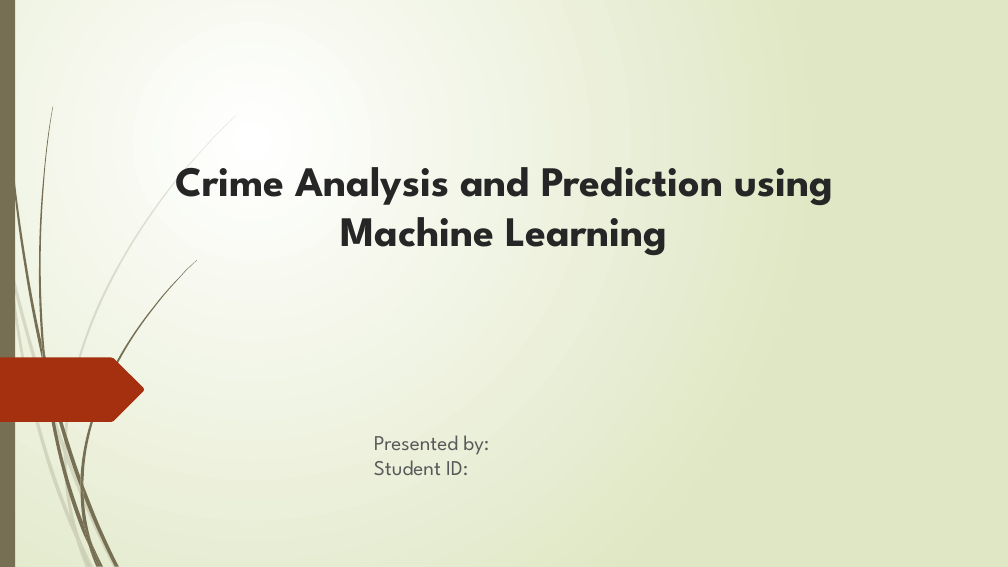
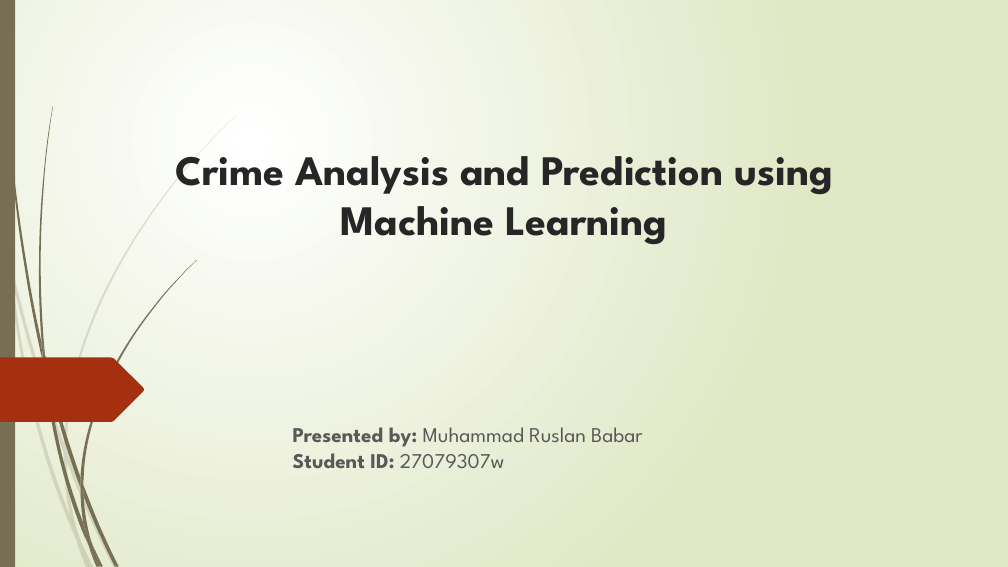
Before and after one commit to ruslan-durrani/herts-ds-project-24079307, a slide deck: slide 1 of Presentation Document ppt.pptx. Drawn at 1008x567 pixels with LibreOffice and Linux fonts; fonts in the diff are those of the drawing. Boxes give left, top, right and bottom in pixels: in the first picture for what was removed or moved away, otherwise in the second. Text is boxed around its words. In the diff, an @@ line names an element or a change of style, - is before the commit and + after.

```diff
--- a/Presentation Document ppt.pptx
+++ b/Presentation Document ppt.pptx
@@ title "Crime Analysis and Prediction using ...": place and size @@
-title "Crime Analysis and Prediction using ..." at bbox=[175, 167, 832, 256]
+title "Crime Analysis and Prediction using ..." at bbox=[175, 156, 832, 245]
@@ subtitle at bbox=[293, 427, 642, 468]: text changed @@
-Presented by:
-Student ID:
+Presented by: Muhammad Ruslan Babar
+Student ID: 27079307w
```
Also in this commit, not shown: 12 other slides changed, 3 slides added, 4 slides removed, 1 other file.
